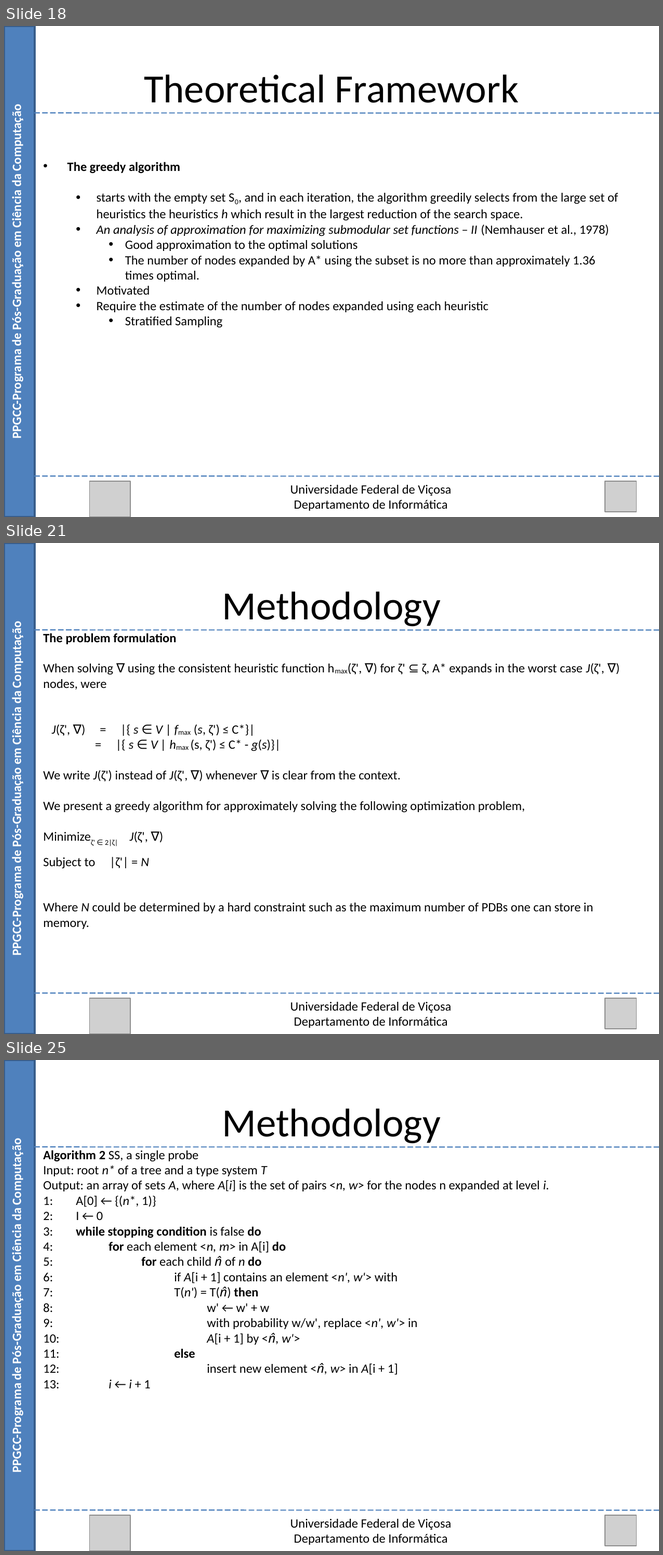
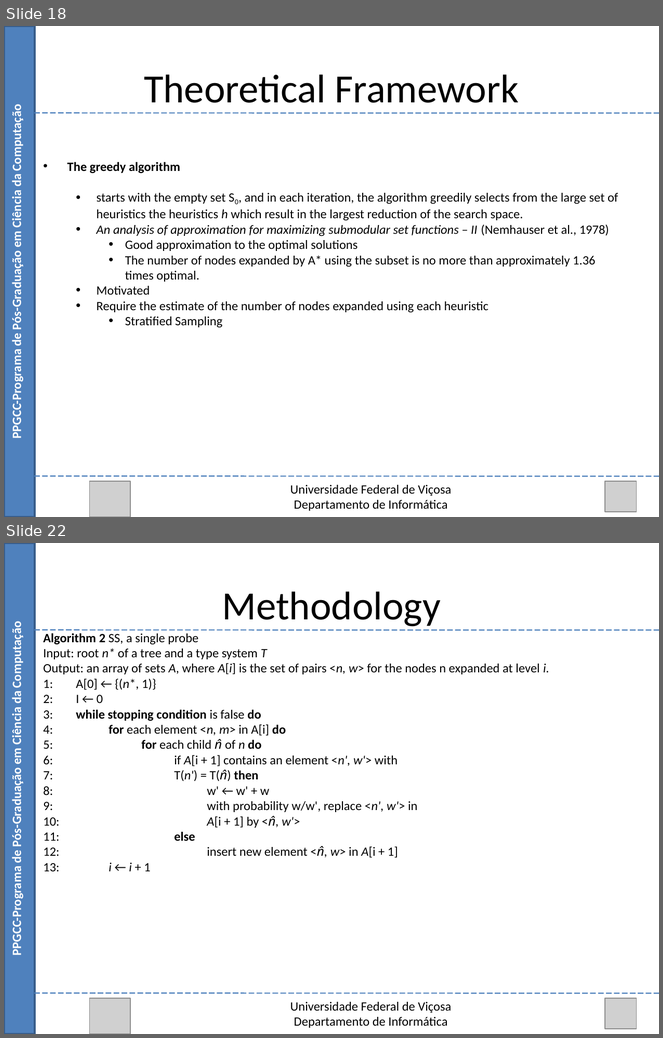
Before and after one commit to Marvinsky/research-marvin, a slide deck: latex/odp/selection heuristics.odp. Shown one above the other, each under a label of ours: slides 18, 21 and 25 before the commit, slides 18 and 22 after it; the slides between them are not shown. The pictures are 663x1555 and 663x1038 pixels, drawn with LibreOffice and Linux fonts; fonts in the diff are those of the drawing; grey boxes stand for pictures. Boxes give left, top, right and bottom in pixels: in the first picture for what was removed or moved away, otherwise in the second. Text is boxed around its words. In the diff, an @@ line names an element or a change of style, - is before the commit and + after.

```diff
--- a/latex/odp/selection heuristics.odp
+++ b/latex/odp/selection heuristics.odp
@@ slide 21 removed at (4,543,659,1034), background #FFFFFF @@
@@ rectangle removed at (4,543,35,1034) @@
@@ text removed at (222,591,441,627) @@
-Methodology
@@ text removed at (9,628,25,954) @@
-PPGCC-Programa de Pós-Graduação em Ciência da Computação
@@ line removed from (35, 630) to (659, 630) @@
@@ text removed at (43,633,605,929) @@
-The problem formulation
-When solving ∇ using the consistent heuristic function hmax(ζ', ∇) for ζ' ⊆ ζ, A* expands in the worst case J(ζ', ∇) nodes, were
-J(ζ', ∇) = |{ s ∈ V | fmax (s, ζ') ≤ C*}|
-= |{ s ∈ V | hmax (s, ζ') ≤ C* - g(s)}|
-We write J(ζ') instead of J(ζ', ∇) whenever ∇ is clear from the context.
-We present a greedy algorithm for approximately solving the following optimization problem,
-Minimizeζ' ∈ 2|ζ| J(ζ', ∇)
-Subject to |ζ'| = N
-Where N could be determined by a hard constraint such as the maximum number of PDBs one can store in memory.
@@ line removed from (35, 994) to (659, 994) @@
@@ picture removed at (89,999,130,1034) @@
@@ text removed at (291,1002,451,1028) @@
-Universidade Federal de Viçosa
-Departamento de Informática
@@ picture removed at (605,999,636,1029) @@
@@ what was slide 25 is now slide 22 @@
```
Also in this commit, not shown: 8 slides changed, 2 other slides removed, 1 other file.
